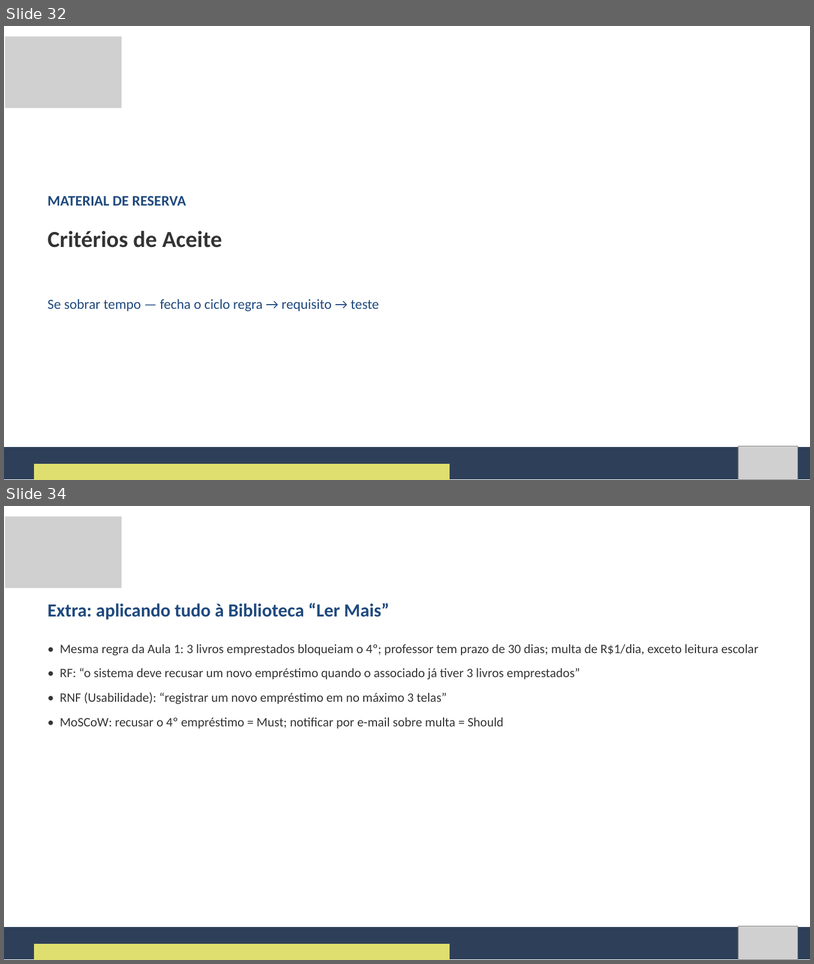
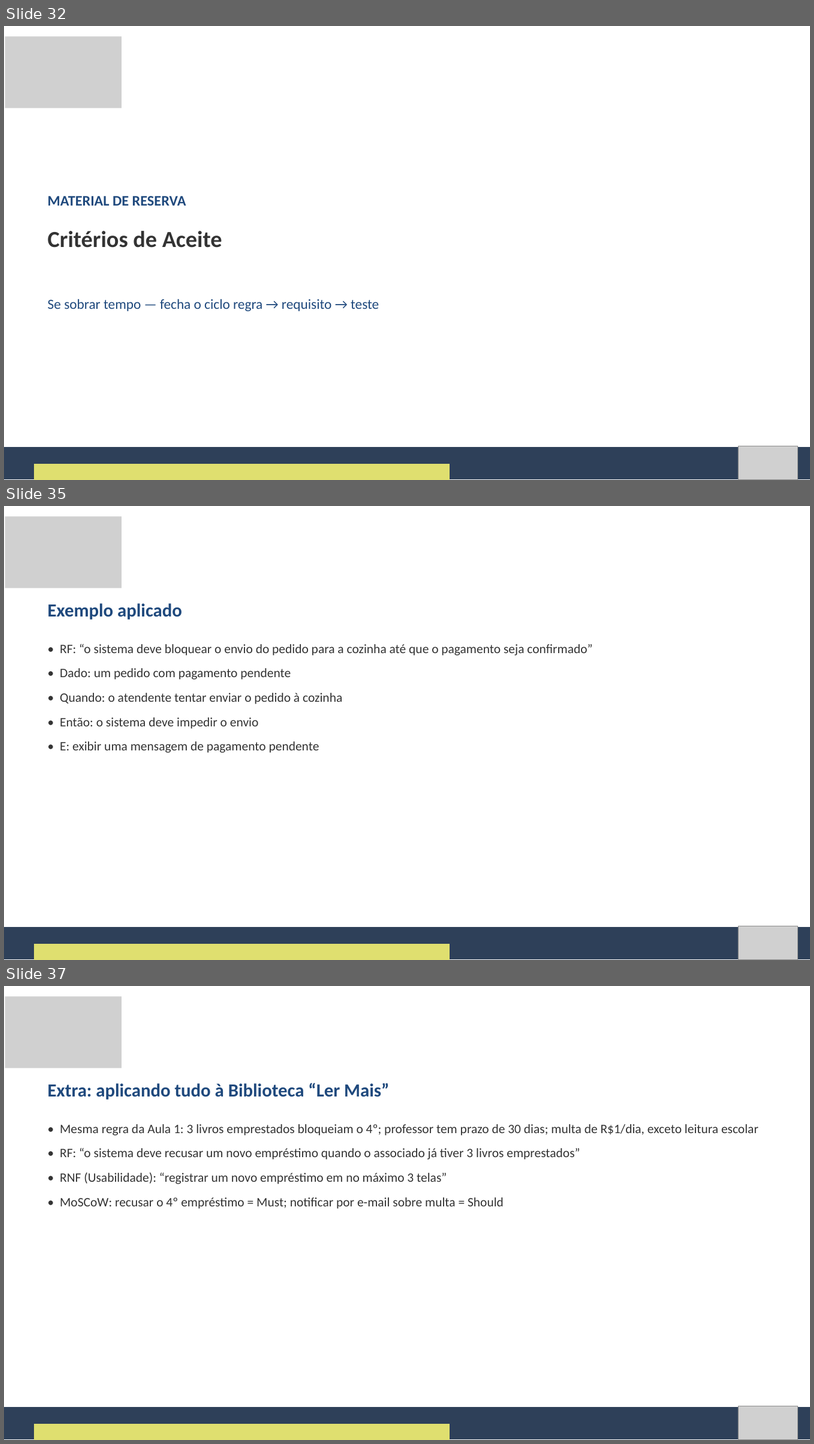
Before and after one commit to Natan20/Curso-Modelagem-De-Sistemas-Material, a slide deck: Aula 02 - 04-09-2026/Aula 2 - Slides.pptx. Shown one above the other, each under a label of ours: slides 32 and 34 before the commit, slides 32, 35 and 37 after it; the slides between them are not shown. The pictures are 814x964 and 814x1444 pixels, drawn with LibreOffice and Linux fonts; fonts in the diff are those of the drawing; grey boxes stand for pictures. Boxes give left, top, right and bottom in pixels: in the first picture for what was removed or moved away, otherwise in the second. Text is boxed around its words. In the diff, an @@ line names an element or a change of style, - is before the commit and + after.

Commit message:
Reorganiza Aula 2: quiz apos RNF, adiciona slides de Criterio de Aceite e move sintese/glossario pro final
- Quiz relampago RF/RNF movido para depois de RF e RNF completos, com slide de respostas novo
- Adiciona slide de definicao do MoSCoW antes das categorias
- Expande Criterio de Aceite em 4 slides (definicao, formato, exemplo, pratica)
- Corrige formatacao inconsistente dos slides de Ambiguidade/Conflitos
- Move Sintese e Glossario para o final, depois do material de reserva
- Esclarece a mecanica do role-play de entrevista no slide

```diff
--- a/Aula 02 - 04-09-2026/Aula 2 - Slides.pptx
+++ b/Aula 02 - 04-09-2026/Aula 2 - Slides.pptx
@@ slide 35 added at (x1=4, y1=506, x2=810, y2=960), background #FFFFFF @@
@@ picture added at (x1=5, y1=516, x2=122, y2=588) @@
@@ text added at (x1=48, y1=603, x2=182, y2=619), 33 pt, text #1F497D, bold @@
+Exemplo aplicado
@@ text added at (x1=60, y1=643, x2=593, y2=753), 23 pt, text #333333 @@
+• RF: “o sistema deve bloquear o envio do pedido para a cozinha até que o pagamento seja confirmado”
+• Dado: um pedido com pagamento pendente
+• Quando: o atendente tentar enviar o pedido à cozinha
+• Então: o sistema deve impedir o envio
+• E: exibir uma mensagem de pagamento pendente
@@ freeform shape added at (x1=4, y1=927, x2=810, y2=959), fill #2E4059 @@
@@ picture added at (x1=738, y1=926, x2=798, y2=959) @@
@@ freeform shape added at (x1=34, y1=943, x2=450, y2=960), fill #DFDF6F @@
@@ what was slide 34 is now slide 37 @@
```
Also in this commit, not shown: 4 slides changed, 4 other slides added, 2 other files.
